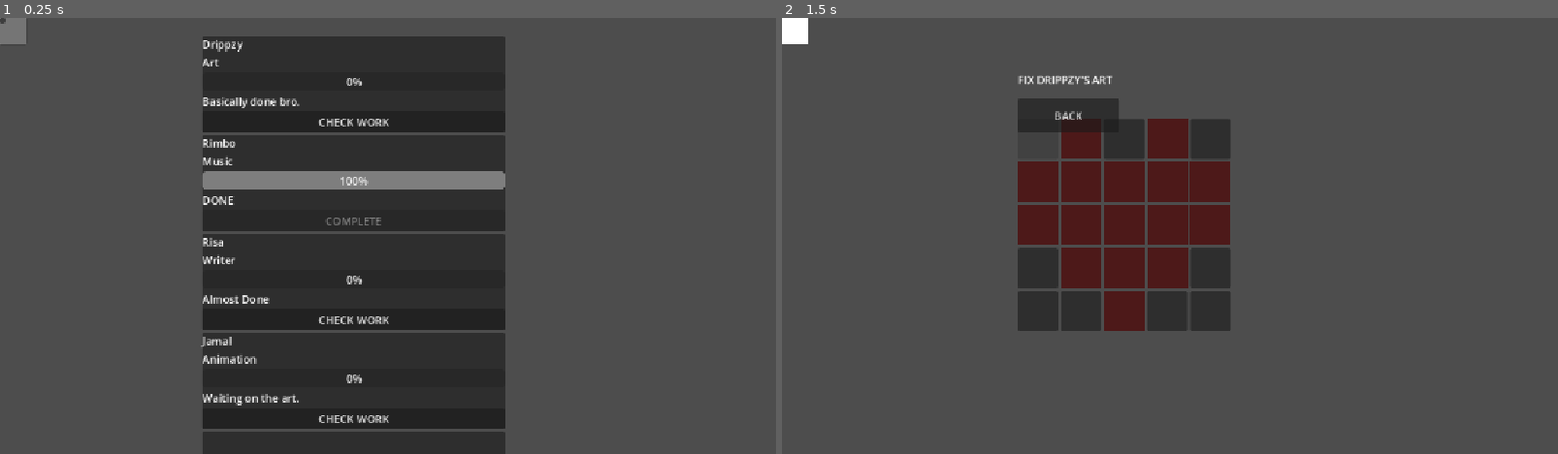
Above: before the commit, frames 1-2 (left to right).
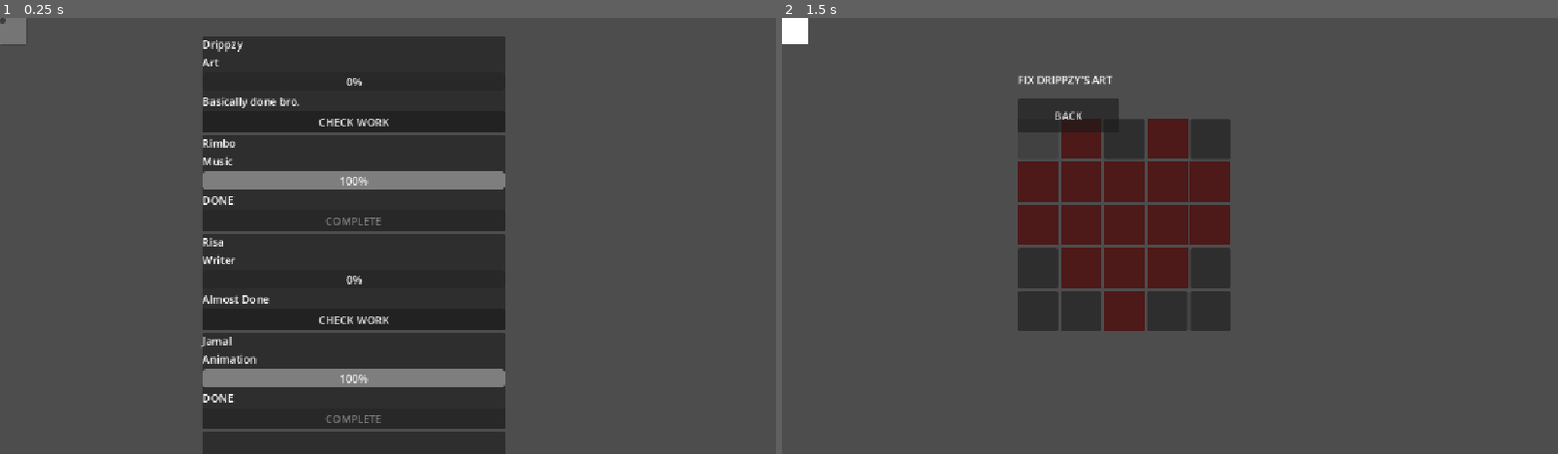
Above: after the commit, the same moments.

Repository: aadhyap/soloDev
Game: Godot game, scene res://dashboard.tscn
Same seed, same stepped clock (60 frames per second), same inputs: the game is played once before the commit and once after it.
Inputs (mouse positions are in pixels of both pictures, inside the frame that each line leads up to):
- Up to frame 1 (0.25 s): no input
- Up to frame 2 (1.5 s): click "CHECK WORK" at 0.5 s; click (1038, 140) at 1.27 s

The runs differ from the first frame. In frame 1, 1.9% of the frame differs, in the area x 26-66%, y 80-93%; in frame 2, nothing differs.

Commit message:
save data

Diff:
--- a/gameTasks/programming1.tres
+++ b/gameTasks/programming1.tres
@@ -1,45 +1,74 @@
-[gd_resource type="Resource" script_class="GameTask" format=3 uid="uid://dm4xnl5s2yjru"]
+[gd_resource type="Resource" script_class="GameTask" format=3 uid="uid://dluts8bok2glb"]
 
-[ext_resource type="Script" uid="uid://cg8xfoam2u1kk" path="res://game_task.gd" id="1_dmyu3"]
-[ext_resource type="Script" uid="uid://bk5iklwmxdulc" path="res://programming_mini_game/programming_connection_data.gd" id="2_8rio7"]
-[ext_resource type="Script" uid="uid://c30pvob3wui1m" path="res://programming_mini_game/programming_node_data.gd" id="3_12vfi"]
-[ext_resource type="Script" uid="uid://bknkelw6pi8cp" path="res://programming_mini_game/programming_task_data.gd" id="4_iqt41"]
+[ext_resource type="Script" uid="uid://cg8xfoam2u1kk" path="res://game_task.gd" id="1_tc7ng"]
+[ext_resource type="Script" uid="uid://c30pvob3wui1m" path="res://programming_mini_game/programming_node_data.gd" id="2_xrkcl"]
+[ext_resource type="Script" uid="uid://dgt6jrijjiycu" path="res://programming_mini_game/programming_port_data.gd" id="3_e6hb8"]
+[ext_resource type="Script" uid="uid://bknkelw6pi8cp" path="res://programming_mini_game/programming_task_data.gd" id="3_x26x5"]
 
-[sub_resource type="Resource" id="Resource_12vfi"]
-script = ExtResource("3_12vfi")
+[sub_resource type="Resource" id="Resource_laj7n"]
+script = ExtResource("3_e6hb8")
+connection_key = "run_to_middle"
+metadata/_custom_type_script = "uid://dgt6jrijjiycu"
+
+[sub_resource type="Resource" id="Resource_e6hb8"]
+script = ExtResource("2_xrkcl")
 id = "run"
 title = "RUN"
 start_position = Vector2(100, 250)
-output_colors = Array[String](["blue"])
+outputs = Array[ExtResource("3_e6hb8")]([SubResource("Resource_laj7n")])
 metadata/_custom_type_script = "uid://c30pvob3wui1m"
 
-[sub_resource type="Resource" id="Resource_iqt41"]
-script = ExtResource("3_12vfi")
+[sub_resource type="Resource" id="Resource_xniyy"]
+script = ExtResource("3_e6hb8")
+connection_key = "run_to_middle"
+metadata/_custom_type_script = "uid://dgt6jrijjiycu"
+
+[sub_resource type="Resource" id="Resource_mab0t"]
+script = ExtResource("3_e6hb8")
+connection_key = "blue_to_end"
+metadata/_custom_type_script = "uid://dgt6jrijjiycu"
+
+[sub_resource type="Resource" id="Resource_cm76a"]
+script = ExtResource("3_e6hb8")
+color = "green"
+connection_key = "green_to_end"
+metadata/_custom_type_script = "uid://dgt6jrijjiycu"
+
+[sub_resource type="Resource" id="Resource_530qi"]
+script = ExtResource("2_xrkcl")
 id = "middle"
-title = "NODE A"
-start_position = Vector2(450, 100)
-input_colors = Array[String](["blue"])
-output_colors = Array[String](["blue", "green"])
+title = "Node A"
+start_position = Vector2(450, 120)
+inputs = Array[ExtResource("3_e6hb8")]([SubResource("Resource_xniyy")])
+outputs = Array[ExtResource("3_e6hb8")]([SubResource("Resource_mab0t"), SubResource("Resource_cm76a")])
 metadata/_custom_type_script = "uid://c30pvob3wui1m"
 
-[sub_resource type="Resource" id="Resource_drfap"]
-script = ExtResource("3_12vfi")
+[sub_resource type="Resource" id="Resource_jiosk"]
+script = ExtResource("3_e6hb8")
+connection_key = "blue_to_end"
+metadata/_custom_type_script = "uid://dgt6jrijjiycu"
+
+[sub_resource type="Resource" id="Resource_q3dep"]
+script = ExtResource("3_e6hb8")
+color = "green"
+connection_key = "green_to_end"
+metadata/_custom_type_script = "uid://dgt6jrijjiycu"
+
+[sub_resource type="Resource" id="Resource_kcr7n"]
+script = ExtResource("2_xrkcl")
 id = "end"
 title = "End"
 start_position = Vector2(800, 300)
-input_colors = Array[String](["blue", "green"])
+inputs = Array[ExtResource("3_e6hb8")]([SubResource("Resource_jiosk")])
+outputs = Array[ExtResource("3_e6hb8")]([SubResource("Resource_q3dep")])
 metadata/_custom_type_script = "uid://c30pvob3wui1m"
 
-[sub_resource type="Resource" id="Resource_tsl5k"]
-script = ExtResource("4_iqt41")
-nodes = Array[ExtResource("3_12vfi")]([SubResource("Resource_12vfi"), SubResource("Resource_iqt41"), SubResource("Resource_drfap")])
+[sub_resource type="Resource" id="Resource_oja2d"]
+script = ExtResource("3_x26x5")
+nodes = Array[ExtResource("2_xrkcl")]([SubResource("Resource_e6hb8"), SubResource("Resource_530qi"), SubResource("Resource_kcr7n")])
 metadata/_custom_type_script = "uid://bknkelw6pi8cp"
 
 [resource]
-script = ExtResource("1_dmyu3")
-id = "programming_1"
-display_name = "Broken Blueprint"
-assigned_member_id = "jamal"
-role_name = "Programming"
-task_data = SubResource("Resource_tsl5k")
+script = ExtResource("1_tc7ng")
+task_data = SubResource("Resource_oja2d")
 metadata/_custom_type_script = "uid://cg8xfoam2u1kk"
--- a/programming_mini_game/programming_node_data.gd
+++ b/programming_mini_game/programming_node_data.gd
@@ -3,14 +3,7 @@
 
 @export var id: String = ""
 @export var title: String = ""
-
-# Where this block STARTS in the puzzle.
-# This lets you scatter blocks differently per level.
 @export var start_position: Vector2 = Vector2.ZERO
 
-# Examples:
-# ["blue"]
-# ["blue", "green"]
-# ["purple", "yellow"]
-@export var input_colors: Array[String] = []
-@export var output_colors: Array[String] = []
+@export var inputs: Array[ProgrammingPortData] = []
+@export var outputs: Array[ProgrammingPortData] = []
--- /dev/null
+++ b/programming_mini_game/programming_port_data.gd
@@ -0,0 +1,9 @@
+# programming_port_data.gd
+
+class_name ProgrammingPortData
+extends Resource
+
+@export var color: String = "blue"
+
+# Ports with the same key belong together.
+@export var connection_key: String = ""
--- a/programming_mini_game/programming_task_data.gd
+++ b/programming_mini_game/programming_task_data.gd
@@ -2,8 +2,4 @@
 class_name ProgrammingTaskData
 extends Resource
 
-# All blocks that exist in this level
 @export var nodes: Array[ProgrammingNodeData] = []
-
-# The wiring that makes this level correct
-@export var correct_connections: Array[ProgrammingConnectionData] = []
--- a/programming_minigame.gd
+++ b/programming_minigame.gd
@@ -3,7 +3,6 @@
 @onready var graph: GraphEdit = $GraphEdit
 
 var level_data: ProgrammingTaskData
-
 
 const PORT_TYPES = {
 	"blue": {
@@ -33,7 +32,7 @@
 	graph.connection_request.connect(_on_connection_request)
 	graph.disconnection_request.connect(_on_disconnection_request)
 
-	# Only allow matching port types/colors.
+	# Only same colors can connect.
 	for port_data in PORT_TYPES.values():
 		var type = port_data["type"]
 		graph.add_valid_connection_type(type, type)
@@ -63,24 +62,25 @@
 	node.title = data.title
 	node.position_offset = data.start_position
 
+	# Save the level-data reference on the generated GraphNode.
+	node.set_meta("node_data", data)
+
 	graph.add_child(node)
 
-	# Number of rows needed is whichever side has more ports.
 	var row_count = max(
-		data.input_colors.size(),
-		data.output_colors.size()
+		data.inputs.size(),
+		data.outputs.size()
 	)
 
 	for i in range(row_count):
 		var row = Label.new()
-
 		row.text = " "
 		row.custom_minimum_size = Vector2(140, 35)
 
 		node.add_child(row)
 
-		var has_input = i < data.input_colors.size()
-		var has_output = i < data.output_colors.size()
+		var has_input = i < data.inputs.size()
+		var has_output = i < data.outputs.size()
 
 		var input_type = 0
 		var input_color = Color.WHITE
@@ -88,22 +88,19 @@
 		var output_type = 0
 		var output_color = Color.WHITE
 
-
 		if has_input:
-			var input_name = data.input_colors[i]
-
-			if PORT_TYPES.has(input_name):
-				input_type = PORT_TYPES[input_name]["type"]
-				input_color = PORT_TYPES[input_name]["color"]
-
+			var input_data: ProgrammingPortData = data.inputs[i]
+
+			if PORT_TYPES.has(input_data.color):
+				input_type = PORT_TYPES[input_data.color]["type"]
+				input_color = PORT_TYPES[input_data.color]["color"]
 
 		if has_output:
-			var output_name = data.output_colors[i]
-
-			if PORT_TYPES.has(output_name):
-				output_type = PORT_TYPES[output_name]["type"]
-				output_color = PORT_TYPES[output_name]["color"]
-
+			var output_data: ProgrammingPortData = data.outputs[i]
+
+			if PORT_TYPES.has(output_data.color):
+				output_type = PORT_TYPES[output_data.color]["type"]
+				output_color = PORT_TYPES[output_data.color]["color"]
 
 		node.set_slot(
 			i,
@@ -157,43 +154,79 @@
 
 
 func test_code():
-	if level_data == null:
-		print("NO LEVEL DATA")
-		return
-
-	var current_connections = graph.get_connection_list()
-
-	# Wrong number of wires = immediately incorrect.
-	if current_connections.size() != level_data.correct_connections.size():
-		print("CODE FAILED")
-		return
-
-	# Check every required connection exists.
-	for correct_connection in level_data.correct_connections:
-		var found := false
-
-		for current_connection in current_connections:
-			var from_node = String(current_connection["from_node"])
-			var from_port = int(current_connection["from_port"])
-
-			var to_node = String(current_connection["to_node"])
-			var to_port = int(current_connection["to_port"])
-
-			if (
-				from_node == correct_connection.from_node_id
-				and from_port == correct_connection.from_port
-				and to_node == correct_connection.to_node_id
-				and to_port == correct_connection.to_port
-			):
-				found = true
-				break
-
-		if not found:
-			print("CODE FAILED")
-			return
-
-	# If we made it through every required connection:
+	var connections = graph.get_connection_list()
+
+	# First make sure EVERY required input is connected.
+	for node_data in level_data.nodes:
+		for input_index in range(node_data.inputs.size()):
+			var input_data: ProgrammingPortData = node_data.inputs[input_index]
+
+			if input_data.connection_key == "":
+				continue
+
+			var found := false
+
+			for connection in connections:
+				if (
+					String(connection["to_node"]) == node_data.id
+					and int(connection["to_port"]) == input_index
+				):
+					found = true
+					break
+
+			if not found:
+				print(
+					"CODE FAILED - MISSING INPUT: ",
+					node_data.id,
+					" / ",
+					input_data.connection_key
+				)
+				return
+
+	# Then verify every wire connects matching hidden keys.
+	for connection in connections:
+		var from_node_id = String(connection["from_node"])
+		var from_port = int(connection["from_port"])
+
+		var to_node_id = String(connection["to_node"])
+		var to_port = int(connection["to_port"])
+
+		var from_data = get_node_data(from_node_id)
+		var to_data = get_node_data(to_node_id)
+
+		if from_data == null or to_data == null:
+			print("CODE FAILED - UNKNOWN NODE")
+			return
+
+		if from_port >= from_data.outputs.size():
+			print("CODE FAILED - INVALID OUTPUT")
+			return
+
+		if to_port >= to_data.inputs.size():
+			print("CODE FAILED - INVALID INPUT")
+			return
+
+		var output_data: ProgrammingPortData = from_data.outputs[from_port]
+		var input_data: ProgrammingPortData = to_data.inputs[to_port]
+
+		if output_data.connection_key != input_data.connection_key:
+			print(
+				"CODE FAILED: ",
+				output_data.connection_key,
+				" DOES NOT MATCH ",
+				input_data.connection_key
+			)
+			return
+
 	programming_complete()
+
+
+func get_node_data(node_id: String) -> ProgrammingNodeData:
+	for node_data in level_data.nodes:
+		if node_data.id == node_id:
+			return node_data
+
+	return null
 
 
 func programming_complete():
Not shown, added: programming_mini_game/programming_port_data.gd.uid
